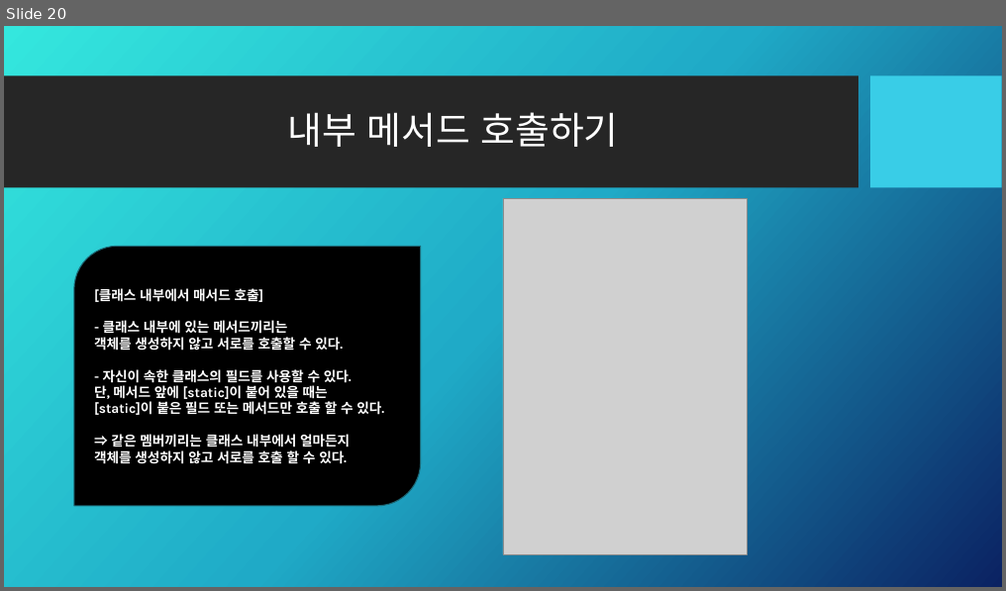
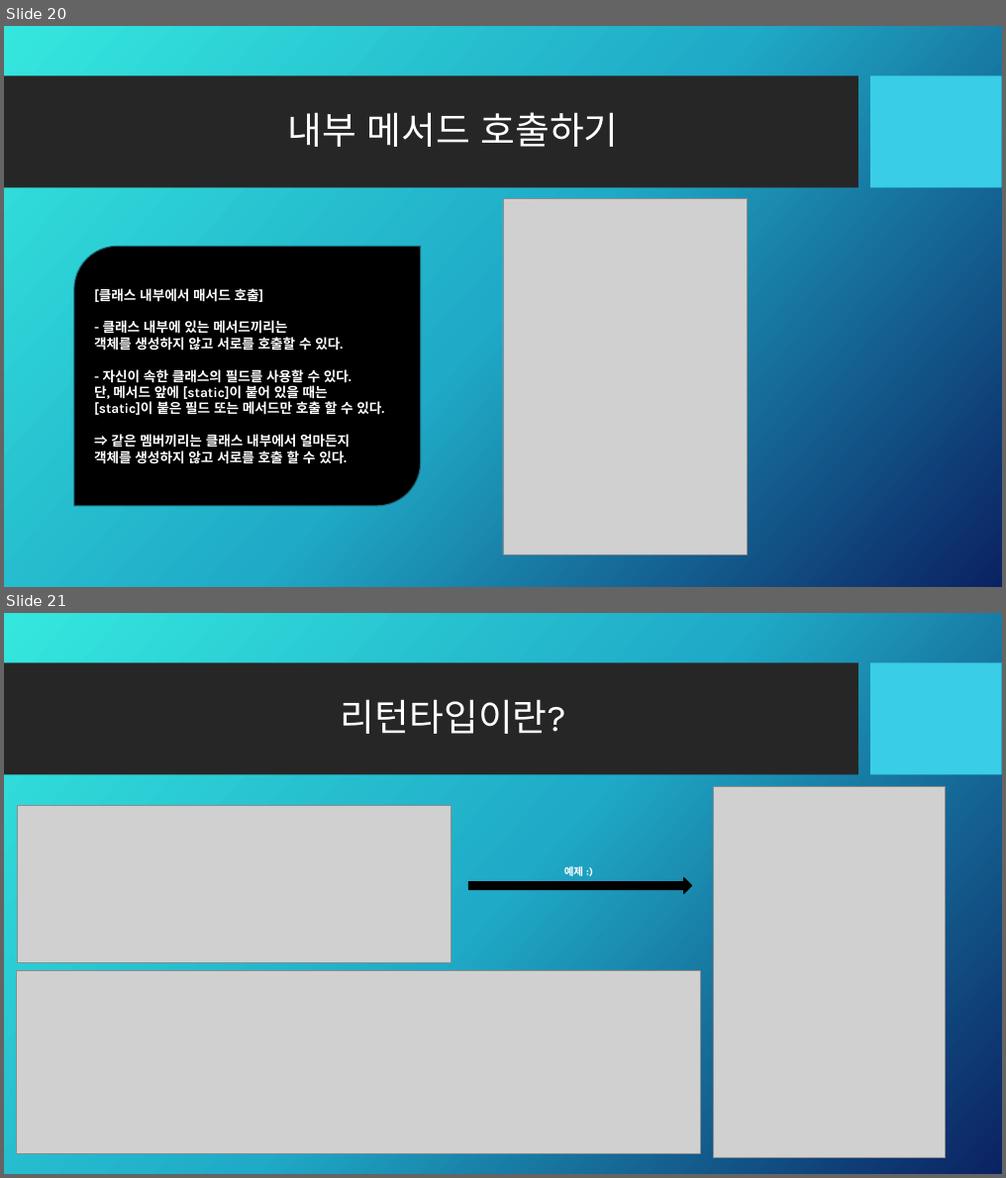
Before and after one commit to Kalex007s/java, a slide deck: study001/교육자료/java.pptx. Shown one above the other, each under a label of ours: slide 20 before the commit, slides 20 and 21 after it. The pictures are 1006x591 and 1006x1178 pixels, drawn with LibreOffice and Linux fonts; fonts in the diff are those of the drawing; grey boxes stand for pictures; background and template pictures are left out. Boxes give left, top, right and bottom in pixels: in the first picture for what was removed or moved away, otherwise in the second. Text is boxed around its words. In the diff, an @@ line names an element or a change of style, - is before the commit and + after.

```diff
--- a/study001/교육자료/java.pptx
+++ b/study001/교육자료/java.pptx
@@ slide 21 added at [4,613,1002,1174], background picture (left out); not listed: 2 template elements that a slide beside it also shows @@
@@ title added at [341,699,565,734], 36 pt, text #FFFFFF @@
+리턴타입이란?
@@ picture added at [714,787,945,1158] @@
@@ picture added at [18,806,451,962] @@
@@ right arrow added at [469,878,692,894], fill #000000, outline #000000 1 pt @@
@@ text added at [564,866,583,876], 10 pt, text #FFFFFF, bold @@
+예제 :)
@@ picture added at [17,970,701,1155] @@
```
Also in this commit, not shown: 1 other slide added.
